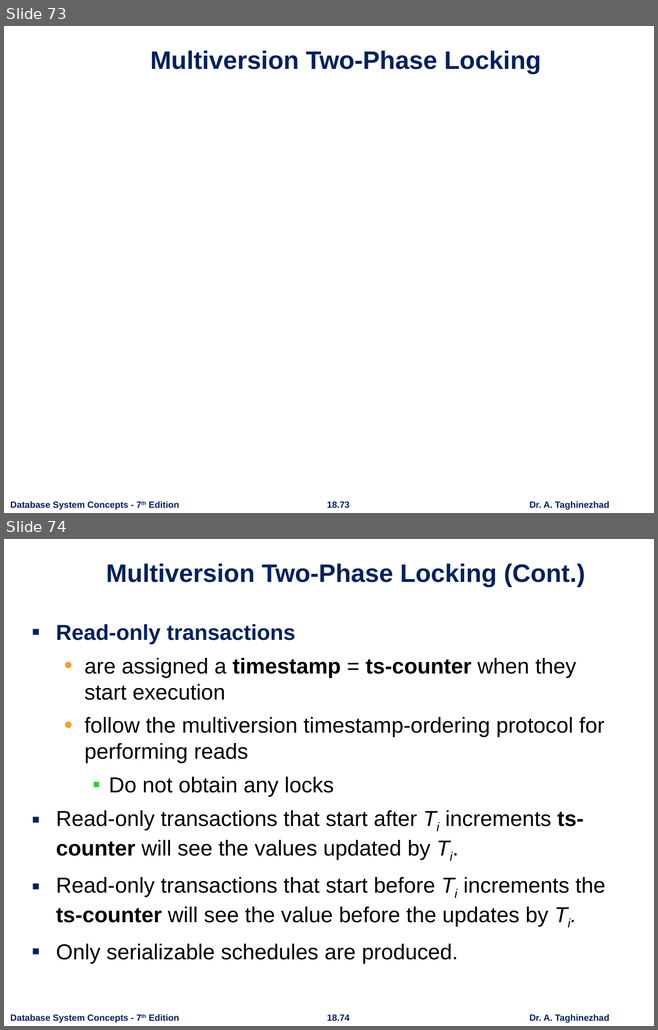
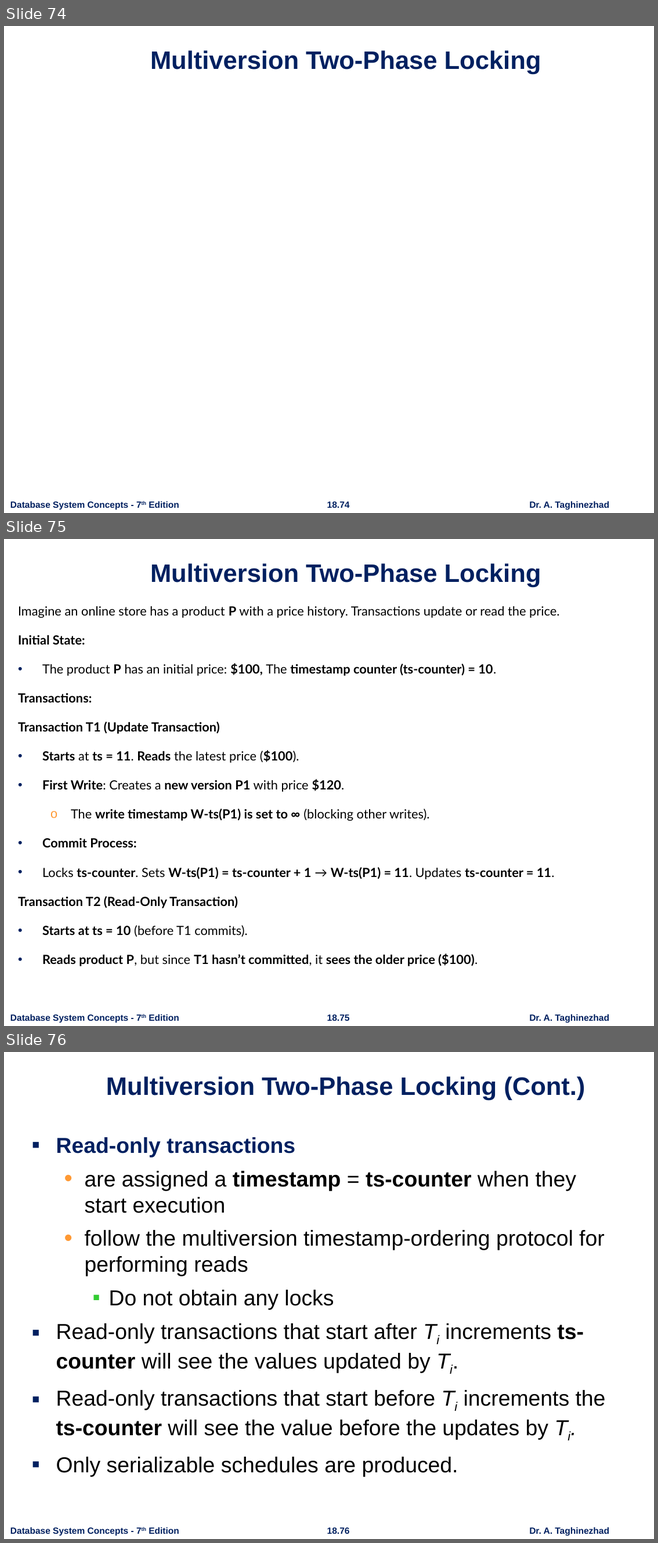
Before and after one commit to ataghinezhad/ataghinezhad.github.io, a slide deck: courses/downloads/temp/AdvanceDB Lec3. ch18.pptx. Shown one above the other, each under a label of ours: slides 73 and 74 before the commit, slides 74, 75 and 76 after it. The pictures are 658x1030 and 658x1543 pixels, drawn with LibreOffice and Linux fonts; fonts in the diff are those of the drawing; grey boxes stand for pictures; background and template pictures are left out. Boxes give left, top, right and bottom in pixels: in the first picture for what was removed or moved away, otherwise in the second. Text is boxed around its words. In the diff, an @@ line names an element or a change of style, - is before the commit and + after.

```diff
--- a/courses/downloads/temp/AdvanceDB Lec3. ch18.pptx
+++ b/courses/downloads/temp/AdvanceDB Lec3. ch18.pptx
@@ slide 75 added at [4, 539, 654, 1026], background #FFFFFF; not listed: 3 template elements that a slide beside it also shows @@
@@ title added at [150, 563, 541, 587], 28 pt, text #002060, bold @@
+Multiversion Two-Phase Locking
@@ text added at [18, 606, 559, 966], 14 pt, text #000000, bold @@
+Imagine an online store has a product P with a price history. Transactions update or read the price.
+Initial State:
+• The product P has an initial price: $100, The timestamp counter (ts-counter) = 10.
+Transactions:
+Transaction T1 (Update Transaction)
+• Starts at ts = 11. Reads the latest price ($100).
+• First Write: Creates a new version P1 with price $120.
+  o The write timestamp W-ts(P1) is set to ∞ (blocking other writes).
+• Commit Process:
+• Locks ts-counter. Sets W-ts(P1) = ts-counter + 1 → W-ts(P1) = 11. Updates ts-counter = 11.
+Transaction T2 (Read-Only Transaction)
+• Starts at ts = 10 (before T1 commits).
+• Reads product P, but since T1 hasn’t committed, it sees the older price ($100).
@@ what was slide 73 is now slide 74 @@
@@ page number at [327, 502, 350, 508]: text changed @@
-18.73
+18.74
@@ what was slide 74 is now slide 76 @@
@@ page number at [327, 1528, 350, 1534]: text changed @@
-18.74
+18.76
```
Also in this commit, not shown: 2 slides changed, 1 other slide added, 1 other file.
